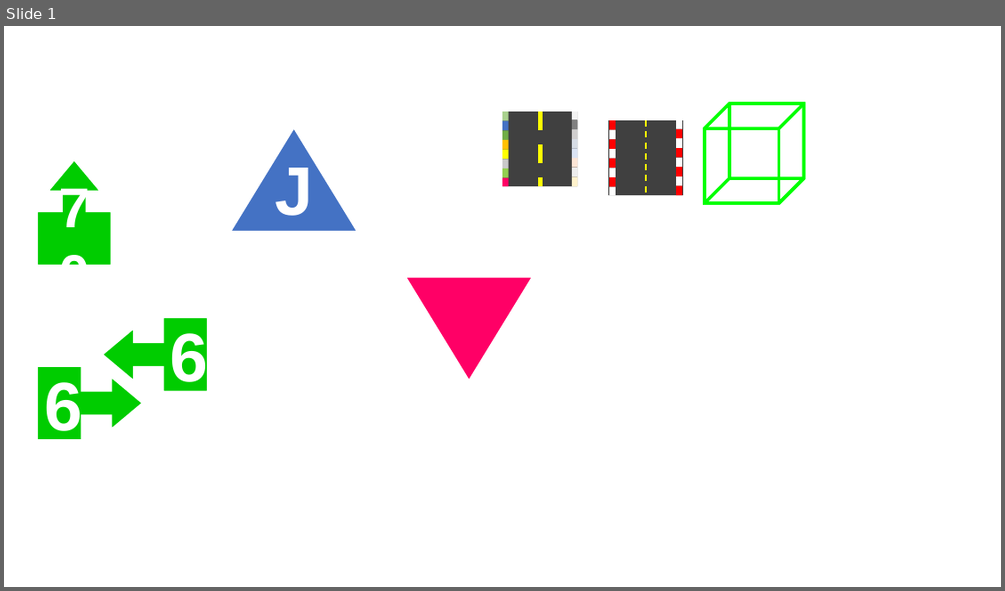
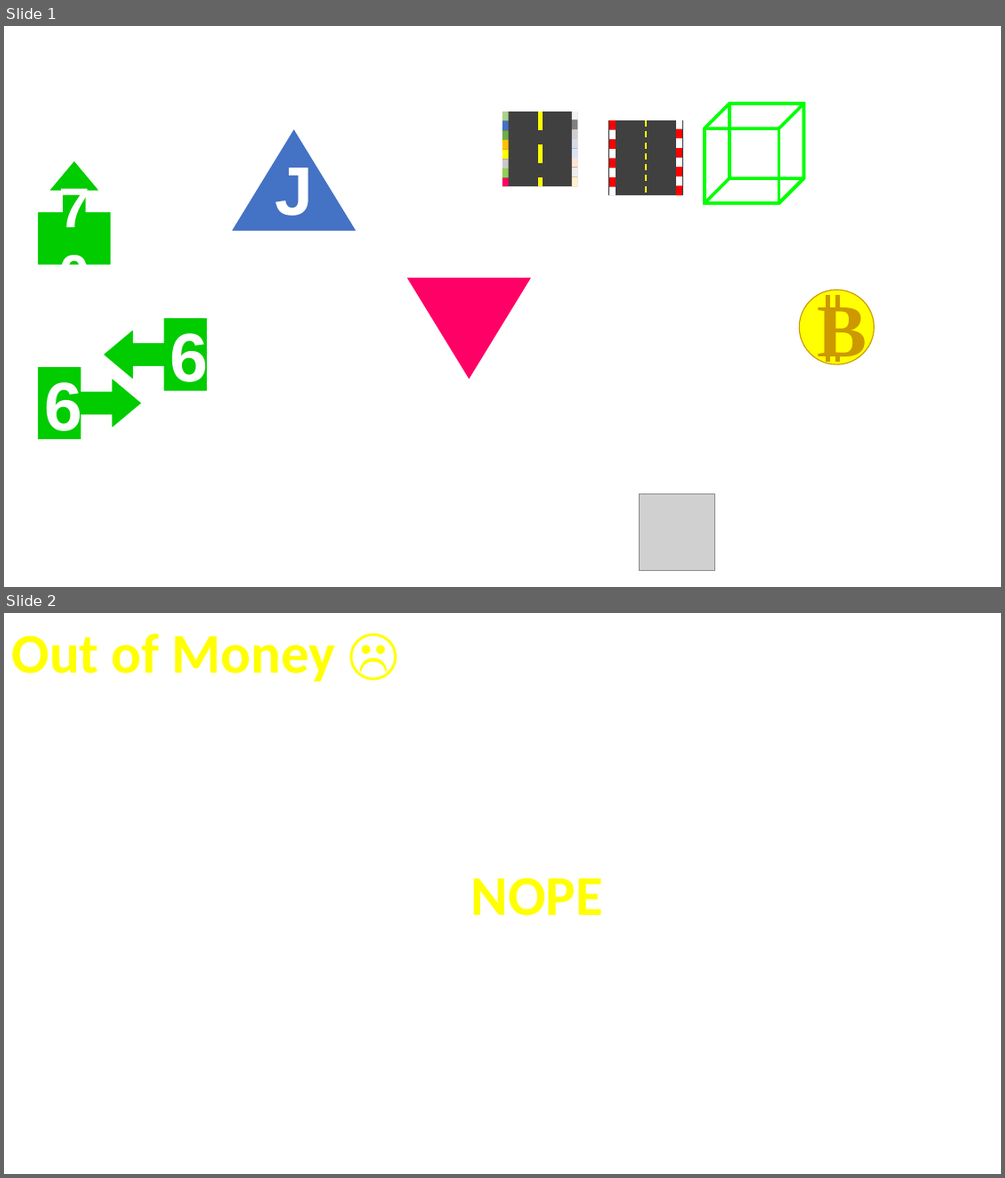
Before and after one commit to Strikerg13/PoorlyAnimatedRacing, a slide deck: PoorlyAnimatedRacing/Assets/Sprites/PPT Sprite Work.pptx. Shown one above the other, each under a label of ours: slide 1 before the commit, slides 1 and 2 after it. The pictures are 1005x591 and 1005x1178 pixels, drawn with LibreOffice and Linux fonts; fonts in the diff are those of the drawing; grey boxes stand for pictures. Boxes give left, top, right and bottom in pixels: in the first picture for what was removed or moved away, otherwise in the second. Text is boxed around its words. In the diff, an @@ line names an element or a change of style, - is before the commit and + after.

```diff
--- a/PoorlyAnimatedRacing/Assets/Sprites/PPT Sprite Work.pptx
+++ b/PoorlyAnimatedRacing/Assets/Sprites/PPT Sprite Work.pptx
@@ slide 2 added at (4, 613, 1001, 1174), background #FFFFFF @@
@@ text added at (11, 633, 336, 682), 54 pt, text #FFFF00, bold @@
+Out of Money ☹
@@ text added at (471, 877, 603, 916), 54 pt, text #FFFF00, bold @@
+NOPE
@@ slide 1 changed as well @@
@@ ellipse added at (800, 290, 874, 365), fill #FFFF00, outline #CC9900 1 pt, 72 pt, text #CC9900, bold @@
+B
@@ rectangle added at (825, 295, 830, 307), fill #CC9900, outline #CC9900 1 pt @@
@@ rectangle added at (835, 295, 840, 307), fill #CC9900, outline #CC9900 1 pt @@
@@ rectangle added at (825, 354, 830, 361), fill #CC9900, outline #CC9900 1 pt @@
@@ rectangle added at (835, 354, 840, 361), fill #CC9900, outline #CC9900 1 pt @@
@@ picture added at (639, 494, 715, 571) @@
```
Also in this commit, not shown: 28 other files.
